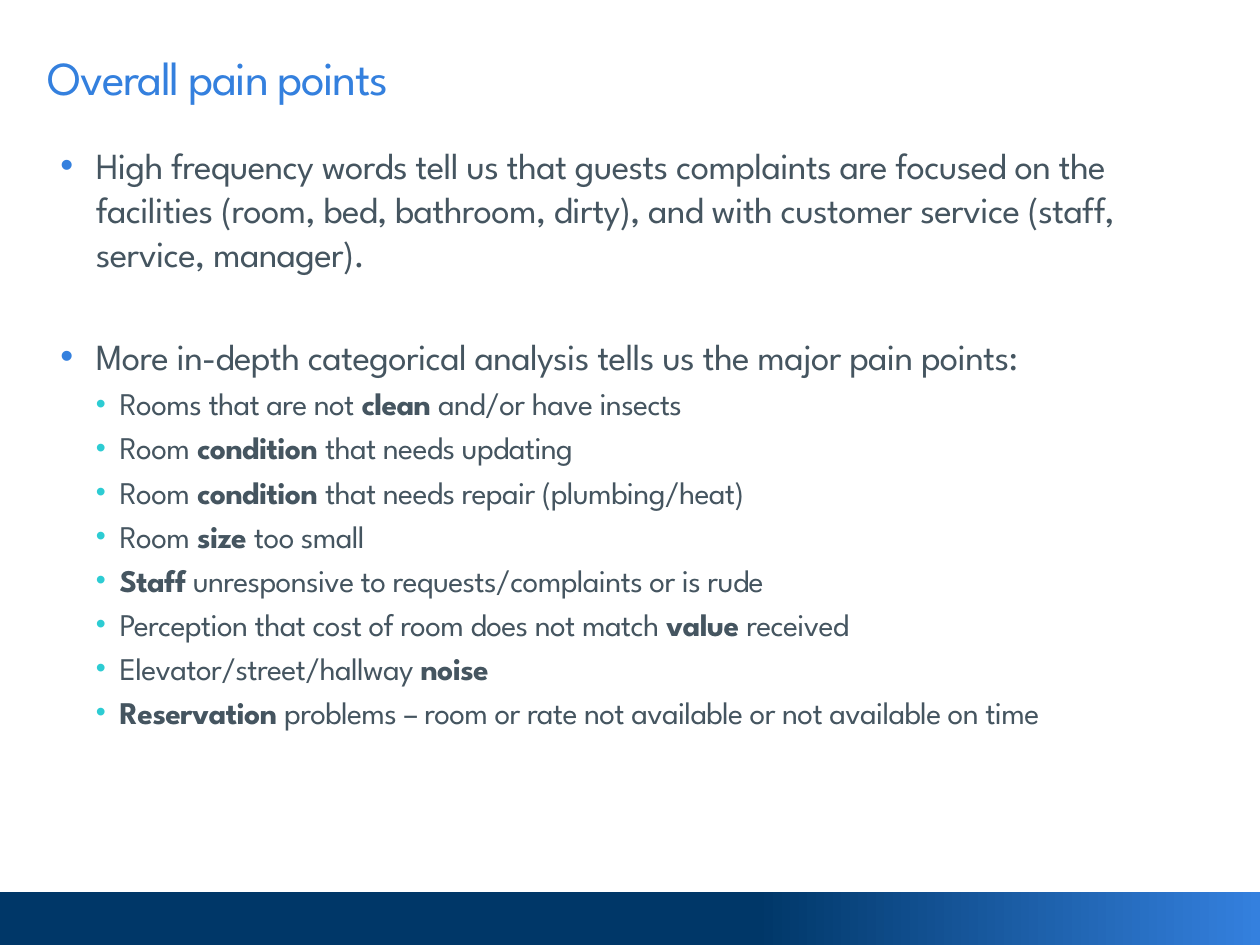
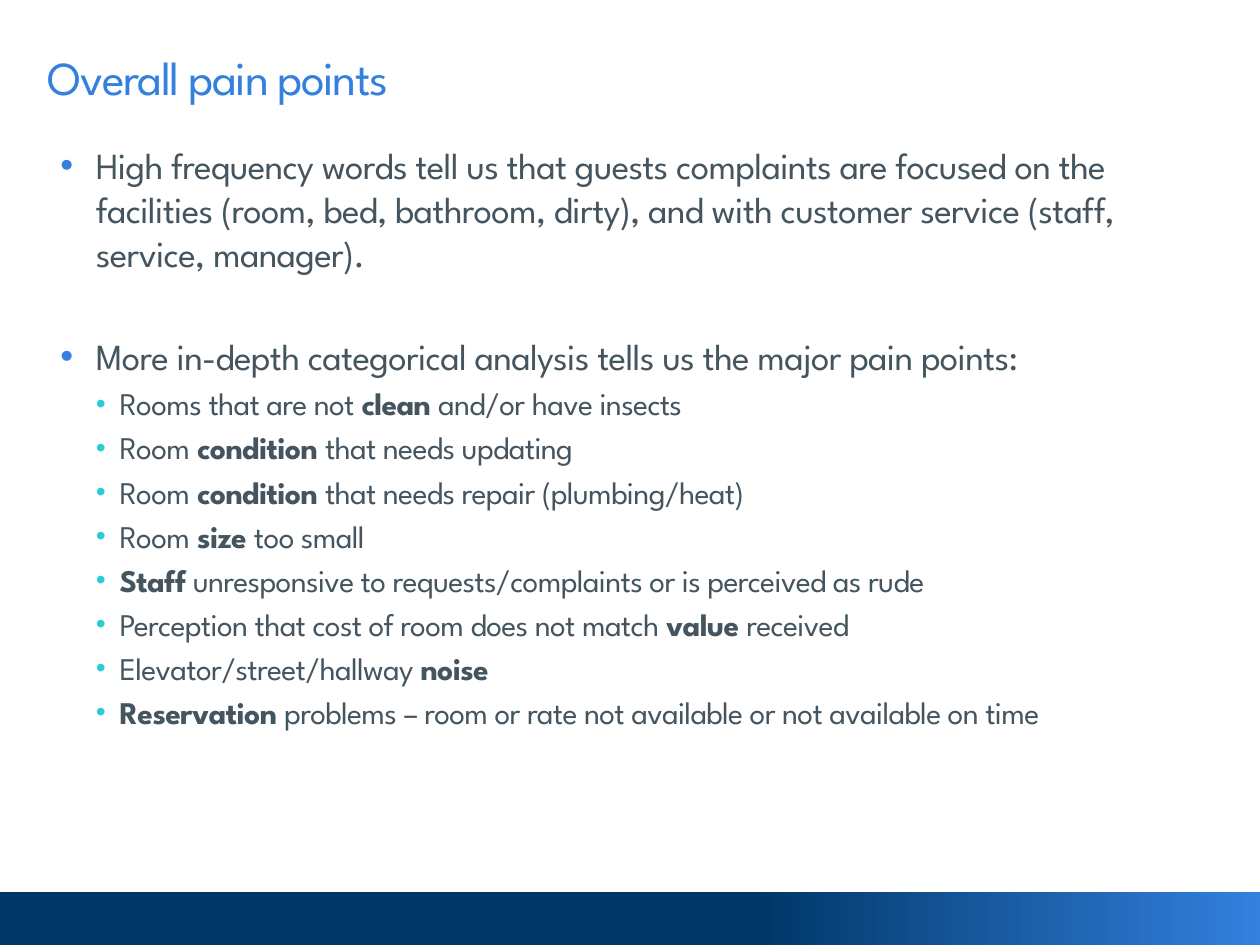
Before and after one commit to goodmorningdata/Clarabridge, a slide deck: slide 9 of 20191009_ace_presentation.pptx. Drawn at 1260x945 pixels with LibreOffice and Linux fonts; fonts in the diff are those of the drawing; background and template pictures are left out. Boxes give left, top, right and bottom in pixels: in the first picture for what was removed or moved away, otherwise in the second. Text is boxed around its words. In the diff, an @@ line names an element or a change of style, - is before the commit and + after.

```diff
--- a/20191009_ace_presentation.pptx
+++ b/20191009_ace_presentation.pptx
@@ text at [120, 570, 924, 599]: text changed @@
-  • Staff unresponsive to requests/complaints or is rude
+  • Staff unresponsive to requests/complaints or is perceived as rude
```
Also in this commit, not shown: 7 other slides changed, 1 other file.
